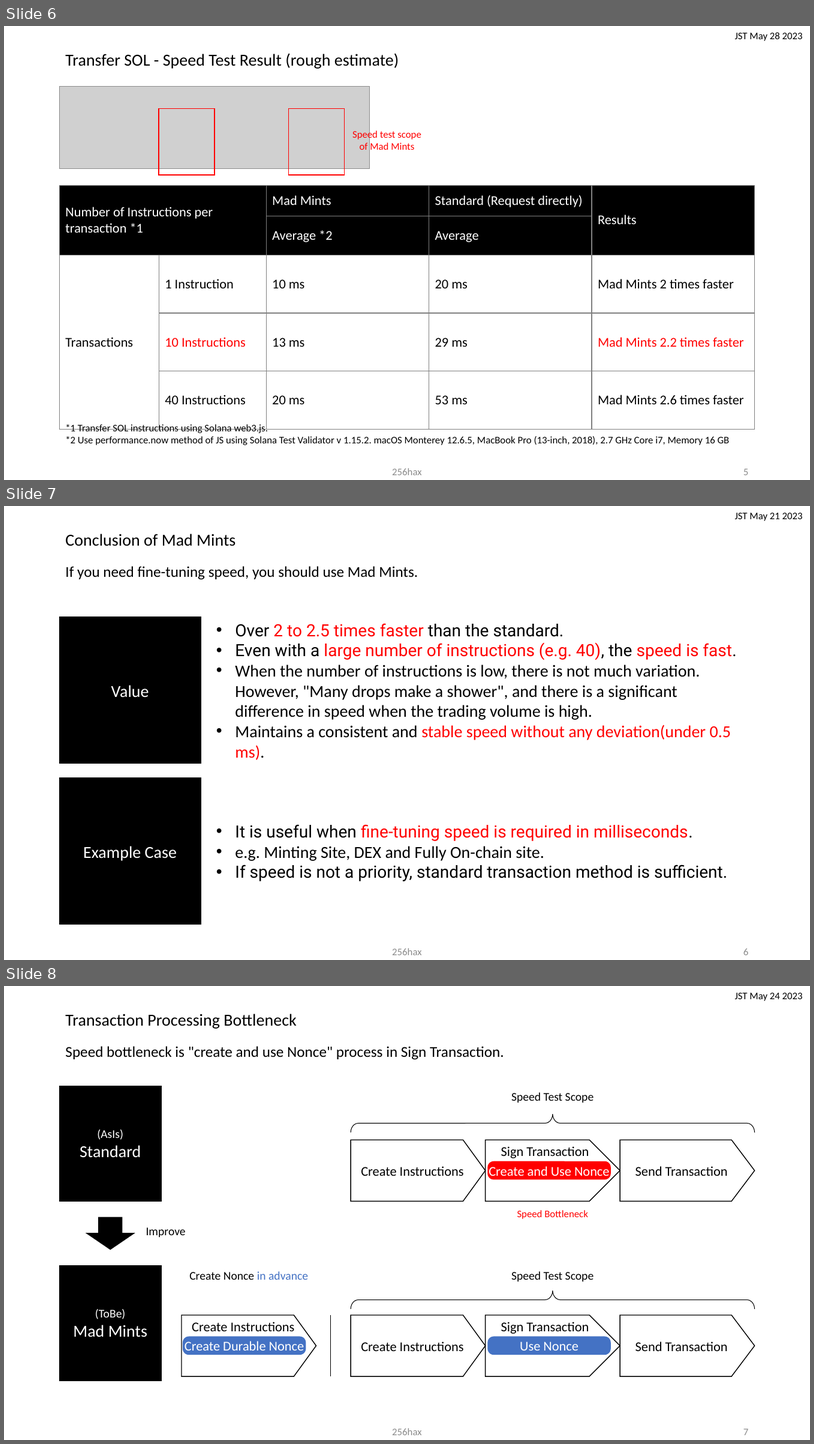
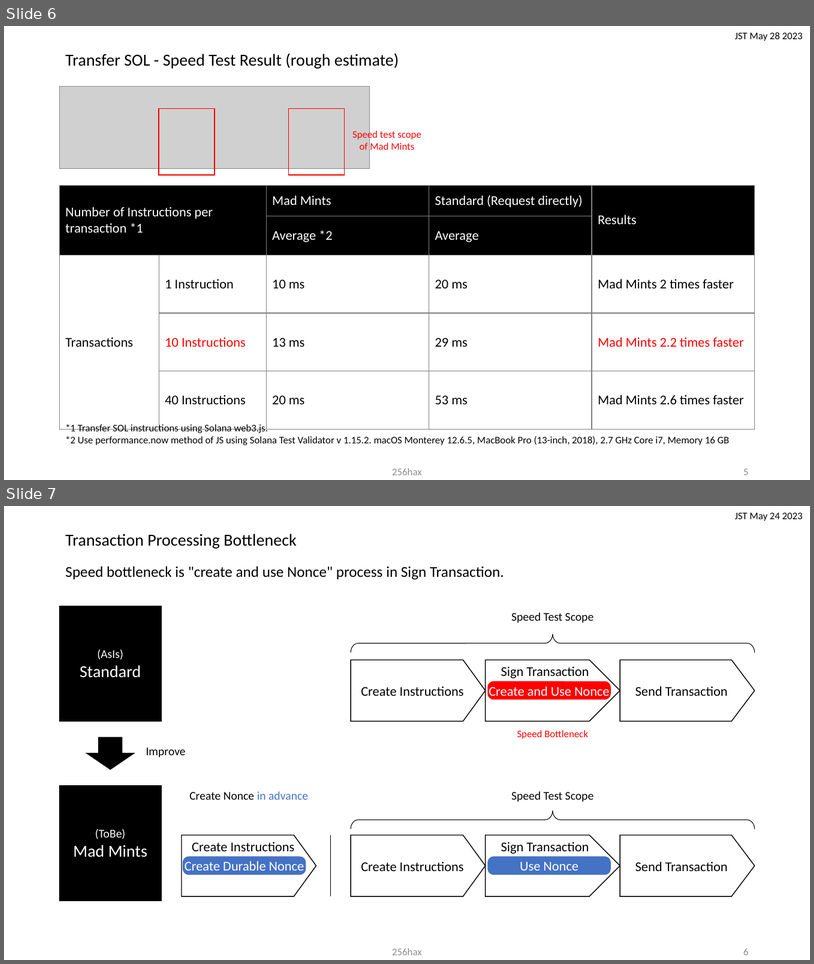
Before and after one commit to 256hax/mad-mints, a slide deck: docs/Mad-Mints.pptx. Shown one above the other, each under a label of ours: slides 6, 7 and 8 before the commit, slides 6 and 7 after it. The pictures are 814x1444 and 814x964 pixels, drawn with LibreOffice and Linux fonts; fonts in the diff are those of the drawing; grey boxes stand for pictures; background and template pictures are left out. Boxes give left, top, right and bottom in pixels: in the first picture for what was removed or moved away, otherwise in the second. Text is boxed around its words. In the diff, an @@ line names an element or a change of style, - is before the commit and + after.

Commit message:
docs: remove old slide

```diff
--- a/docs/Mad-Mints.pptx
+++ b/docs/Mad-Mints.pptx
@@ slide 7 removed at box(4, 506, 810, 960), background #FFFFFF @@
@@ text removed at box(735, 513, 803, 521) @@
-JST May 21 2023
@@ title removed at box(65, 534, 236, 546) @@
-Conclusion of Mad Mints
@@ text removed at box(65, 566, 418, 580) @@
-If you need fine-tuning speed, you should use Mad Mints.
@@ group removed at box(60, 618, 737, 925): 2 rectangles, 2 texts @@
-Value
-• Over 2 to 2.5 times faster than the standard.
-• Even with a large number of instructions (e.g. 40), the speed is fast.
-• When the number of instructions is low, there is not much variation.
-  However, "Many drops make a shower", and there is a significant difference in speed when the trading volume is high.
-• Maintains a consistent and stable speed without any deviation(under 0.5 ms).
-Example Case
-• It is useful when fine-tuning speed is required in milliseconds.
-• e.g. Minting Site, DEX and Fully On-chain site.
-• If speed is not a priority, standard transaction method is sufficient.
@@ text removed at box(392, 948, 422, 955) @@
-256hax
@@ page number removed at box(744, 948, 749, 955) @@
-6
@@ what was slide 8 is now slide 7 @@
@@ page number at box(744, 948, 749, 955): text changed @@
-7
+6
```
